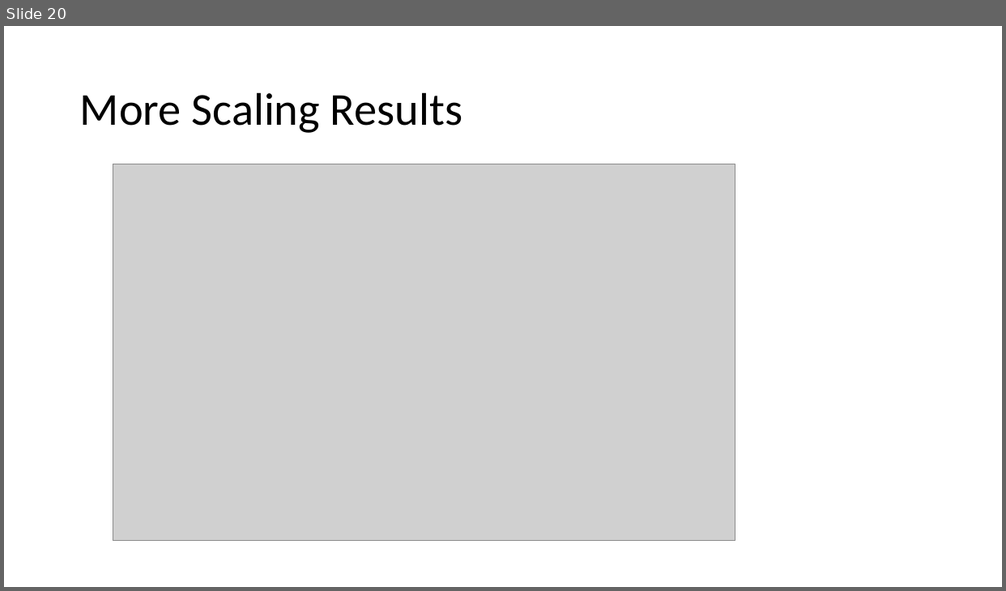
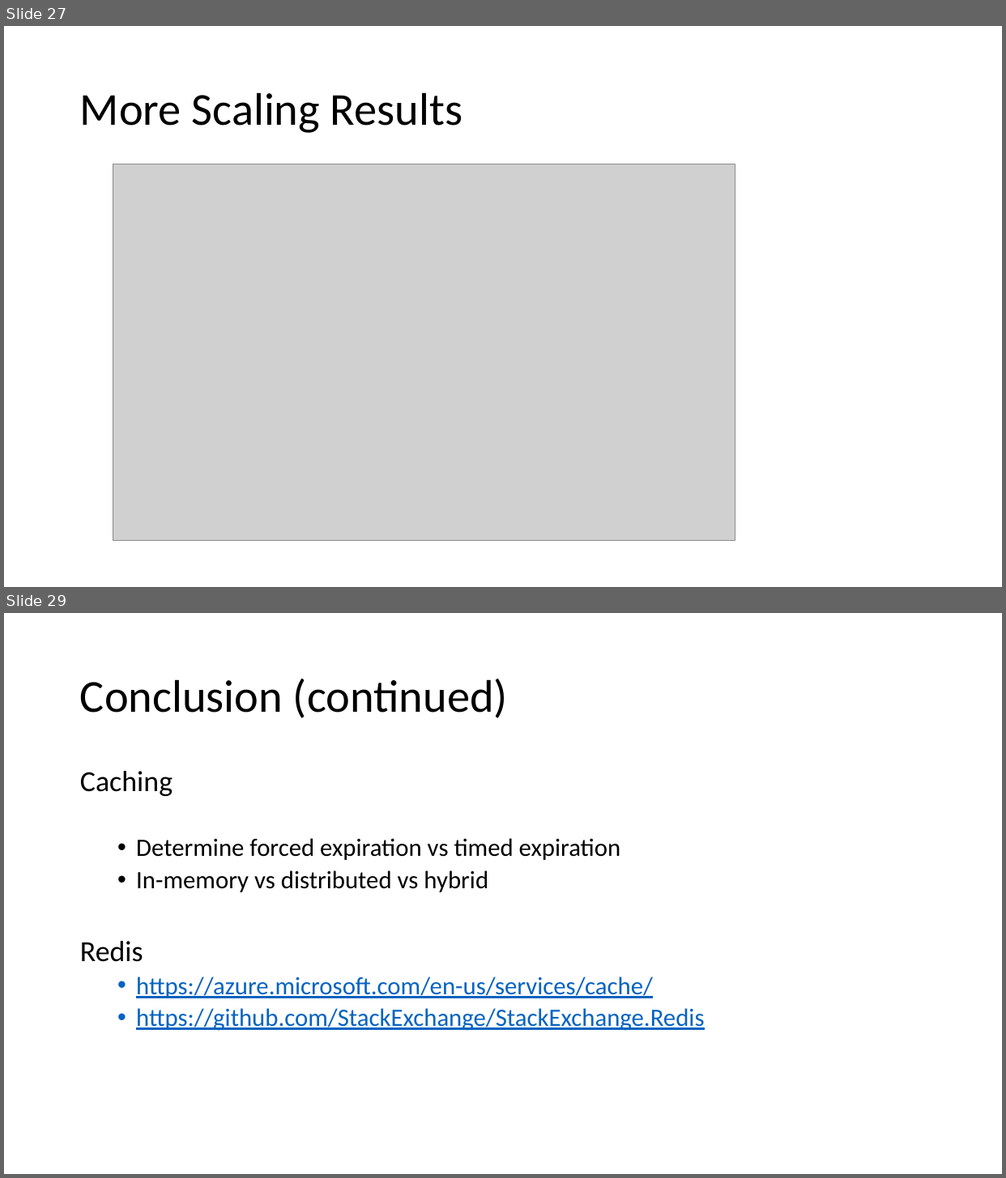
Before and after one commit to mark-doyle/dal-cs-sig, a slide deck: RealWorldScalability/Real World Scalability.pptx. Shown one above the other, each under a label of ours: slide 20 before the commit, slides 27 and 29 after it; the slides between them are not shown. The pictures are 1006x591 and 1006x1178 pixels, drawn with LibreOffice and Linux fonts; fonts in the diff are those of the drawing; grey boxes stand for pictures. Boxes give left, top, right and bottom in pixels: in the first picture for what was removed or moved away, otherwise in the second. Text is boxed around its words. In the diff, an @@ line names an element or a change of style, - is before the commit and + after.

```diff
--- a/RealWorldScalability/Real World Scalability.pptx
+++ b/RealWorldScalability/Real World Scalability.pptx
@@ slide 29 added at <box>4,613,1002,1174</box>, background #FFFFFF @@
@@ title added at <box>80,679,508,718</box>, 44 pt, text #000000 @@
+Conclusion (continued)
@@ text added at <box>80,771,704,1031</box>, 24 pt, text #0563C1, underline @@
+Caching
+  • Determine forced expiration vs timed expiration
+  • In-memory vs distributed vs hybrid
+Redis
+  • https://azure.microsoft.com/en-us/services/cache/
+  • https://github.com/StackExchange/StackExchange.Redis
@@ what was slide 20 is now slide 27 @@
```
Also in this commit, not shown: 8 slides changed, 11 other slides added.
